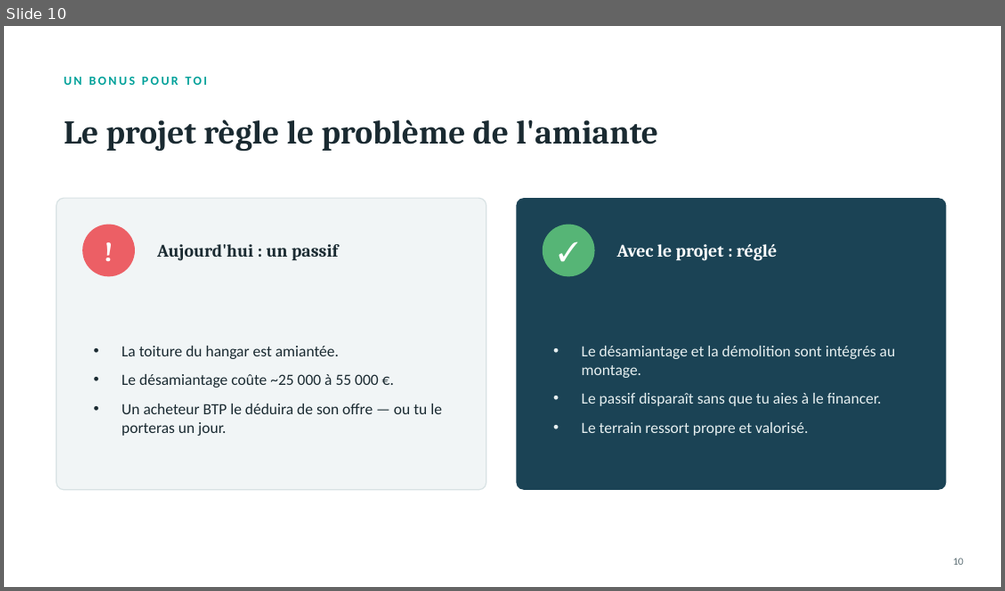
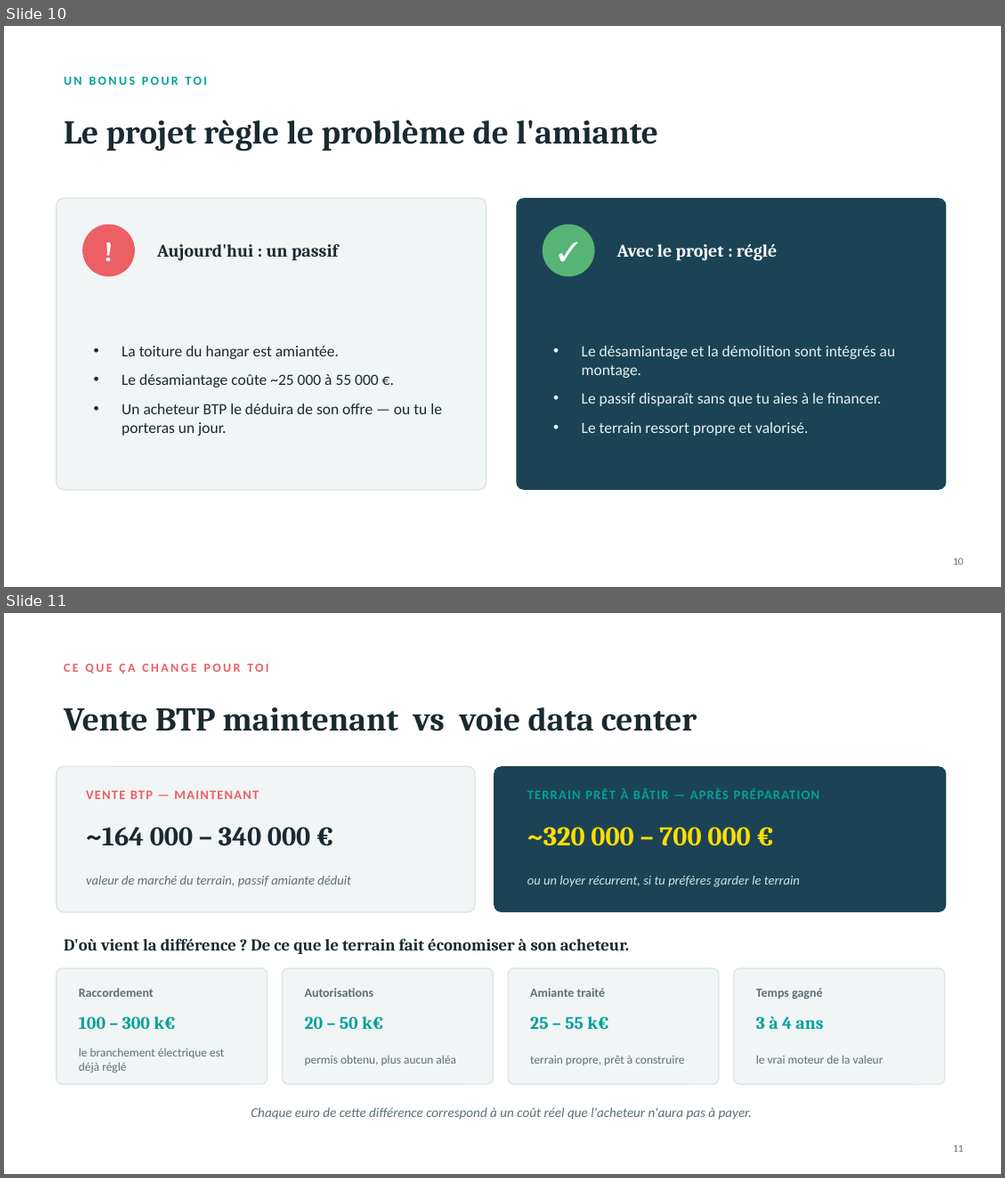
Before and after one commit to cdelbes/DC, a slide deck: deck/Deck-Foncier-Bel-Air.pptx. Shown one above the other, each under a label of ours: slide 10 before the commit, slides 10 and 11 after it. The pictures are 1005x591 and 1005x1178 pixels, drawn with LibreOffice and Linux fonts; fonts in the diff are those of the drawing. Boxes give left, top, right and bottom in pixels: in the first picture for what was removed or moved away, otherwise in the second. Text is boxed around its words. In the diff, an @@ line names an element or a change of style, - is before the commit and + after.

```diff
--- a/deck/Deck-Foncier-Bel-Air.pptx
+++ b/deck/Deck-Foncier-Bel-Air.pptx
@@ slide 11 added at bbox=[4, 613, 1001, 1174], background #FFFFFF @@
@@ text added at bbox=[64, 664, 268, 674], 12 pt, text #EC5F65, bold @@
+CE QUE ÇA CHANGE POUR TOI
@@ text added at bbox=[64, 707, 697, 731], 32 pt, text #1A2A31, bold @@
+Vente BTP maintenant vs voie data center
@@ rounded rectangle added at bbox=[57, 766, 475, 912], fill #F1F5F6, outline #D8E2E4 1 pt @@
@@ rounded rectangle added at bbox=[494, 766, 947, 912], fill #1B4355 @@
@@ text added at bbox=[86, 790, 259, 799], 12.5 pt, text #EC5F65, bold @@
+VENTE BTP — MAINTENANT
@@ text added at bbox=[527, 788, 820, 799], 12.5 pt, text #00A19A, bold @@
+TERRAIN PRÊT À BÂTIR — APRÈS PRÉPARATION
@@ text added at bbox=[86, 827, 310, 846], 26 pt, text #1A2A31, bold @@
+~164 000 – 340 000 €
@@ text added at bbox=[527, 827, 750, 846], 26 pt, text #FFDD00, bold @@
+~320 000 – 700 000 €
@@ text added at bbox=[86, 876, 351, 887], 12.5 pt, text #5E7076, italic @@
+valeur de marché du terrain, passif amiante déduit
@@ text added at bbox=[527, 876, 800, 887], 12.5 pt, text #CFE0E3, italic @@
+ou un loyer récurrent, si tu préfères garder le terrain
@@ text added at bbox=[64, 938, 629, 954], 16 pt, text #1A2A31, bold @@
+D'où vient la différence ? De ce que le terrain fait économiser à son acheteur.
@@ rounded rectangle added at bbox=[57, 968, 267, 1084], fill #F1F5F6, outline #D8E2E4 1 pt @@
@@ rounded rectangle added at bbox=[283, 968, 493, 1084], fill #F1F5F6, outline #D8E2E4 1 pt @@
@@ rounded rectangle added at bbox=[508, 968, 719, 1084], fill #F1F5F6, outline #D8E2E4 1 pt @@
@@ rounded rectangle added at bbox=[734, 968, 945, 1084], fill #F1F5F6, outline #D8E2E4 1 pt @@
@@ text added at bbox=[79, 988, 154, 997], 12 pt, text #5E7076, bold @@
+Raccordement
@@ text added at bbox=[305, 988, 374, 997], 12 pt, text #5E7076, bold @@
+Autorisations
@@ text added at bbox=[530, 988, 606, 997], 12 pt, text #5E7076, bold @@
+Amiante traité
@@ text added at bbox=[756, 988, 822, 999], 12 pt, text #5E7076, bold @@
+Temps gagné
@@ text added at bbox=[79, 1016, 175, 1030], 17 pt, text #00A19A, bold @@
+100 – 300 k€
@@ text added at bbox=[305, 1016, 383, 1029], 17 pt, text #00A19A, bold @@
+20 – 50 k€
@@ text added at bbox=[530, 1016, 608, 1030], 17 pt, text #00A19A, bold @@
+25 – 55 k€
@@ text added at bbox=[756, 1016, 823, 1029], 17 pt, text #00A19A, bold @@
+3 à 4 ans
@@ text added at bbox=[79, 1047, 224, 1073], 11.5 pt, text #5E7076 @@
+le branchement électrique est déjà réglé
@@ text added at bbox=[305, 1054, 456, 1065], 11.5 pt, text #5E7076 @@
+permis obtenu, plus aucun aléa
@@ text added at bbox=[530, 1055, 684, 1065], 11.5 pt, text #5E7076 @@
+terrain propre, prêt à construire
@@ text added at bbox=[756, 1054, 883, 1063], 11.5 pt, text #5E7076 @@
+le vrai moteur de la valeur
@@ text added at bbox=[251, 1107, 752, 1119], 13 pt, text #5E7076, italic @@
+Chaque euro de cette différence correspond à un coût réel que l'acheteur n'aura pas à payer.
@@ text added at bbox=[953, 1144, 963, 1151], 10 pt, text #5E7076 @@
+11
```
Also in this commit, not shown: 4 slides changed, 1 slide removed, 1 other file.
